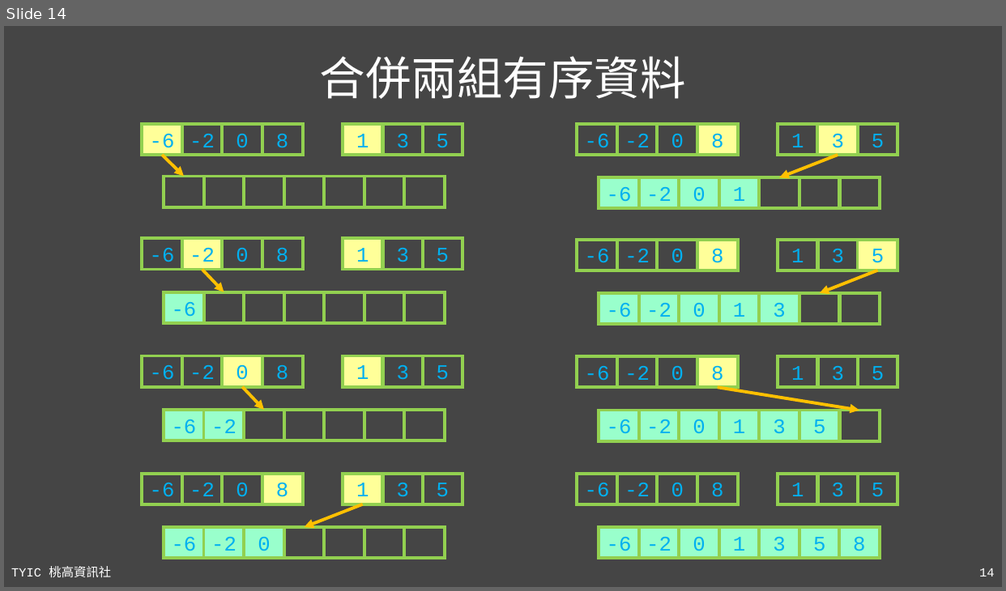
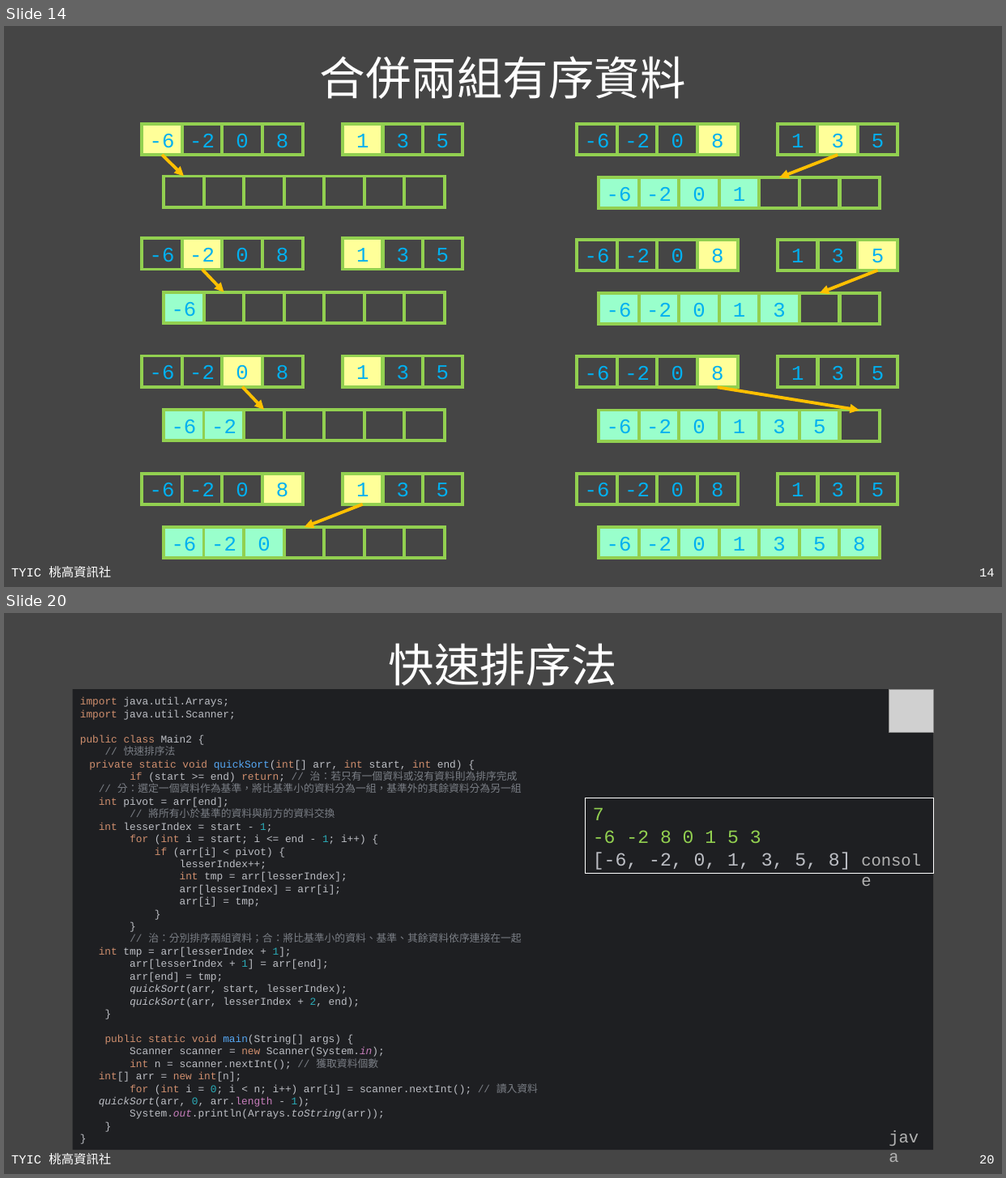
Before and after one commit to TYSHIC/slides, a slide deck: ppt/91_補充：進階資料結構與演算法.pptx. Shown one above the other, each under a label of ours: slide 14 before the commit, slides 14 and 20 after it; the slides between them are not shown. The pictures are 1006x591 and 1006x1178 pixels, drawn with LibreOffice and Linux fonts; fonts in the diff are those of the drawing; grey boxes stand for pictures. Boxes give left, top, right and bottom in pixels: in the first picture for what was removed or moved away, otherwise in the second. Text is boxed around its words. In the diff, an @@ line names an element or a change of style, - is before the commit and + after.

Commit message:
feat: quick_sort

```diff
--- a/ppt/91_補充：進階資料結構與演算法.pptx
+++ b/ppt/91_補充：進階資料結構與演算法.pptx
@@ slide 20 added at (4, 613, 1002, 1174), background #454545; not listed: 2 template elements that a slide beside it also shows @@
@@ title added at (389, 643, 617, 686), 44 pt, text #FFFFFF @@
+快速排序法
@@ rectangle added at (73, 689, 934, 1151), fill #1E1F22, 10 pt, text #BCBEC4 @@
+import java.util.Arrays;
+import java.util.Scanner;
+public class Main2 {
+// 快速排序法
+private static void quickSort(int[] arr, int start, int end) {
+if (start >= end) return; // 治：若只有一個資料或沒有資料則為排序完成
+// 分：選定一個資料作為基準，將比基準小的資料分為一組，基準外的其餘資料分為另一組
+int pivot = arr[end];
+// 將所有小於基準的資料與前方的資料交換
+int lesserIndex = start - 1;
+for (int i = start; i <= end - 1; i++) {
+if (arr[i] < pivot) {
+lesserIndex++;
+int tmp = arr[lesserIndex];
+arr[lesserIndex] = arr[i];
+arr[i] = tmp;
+}
+}
+// 治：分別排序兩組資料；合：將比基準小的資料、基準、其餘資料依序連接在一起
+int tmp = arr[lesserIndex + 1];
+arr[lesserIndex + 1] = arr[end];
+arr[end] = tmp;
+quickSort(arr, start, lesserIndex);
+quickSort(arr, lesserIndex + 2, end);
+}
+public static void main(String[] args) {
+Scanner scanner = new Scanner(System.in);
+int n = scanner.nextInt(); // 獲取資料個數
+int[] arr = new int[n];
+for (int i = 0; i < n; i++) arr[i] = scanner.nextInt(); // 讀入資料
+quickSort(arr, 0, arr.length - 1);
+System.out.println(Arrays.toString(arr));
+}
+}
@@ picture added at (889, 689, 934, 733) @@
@@ rectangle added at (586, 798, 934, 874), fill #1E1F22, outline #FFFFFF 0.75 pt, 18 pt, text #BCBEC4 @@
+7
+-6 -2 8 0 1 5 3
+[-6, -2, 0, 1, 3, 5, 8]
@@ text added at (854, 845, 934, 874), 16 pt, text #B2B2B2 @@
+console
@@ text added at (881, 1122, 933, 1151), 16 pt, text #B2B2B2 @@
+java
```
Also in this commit, not shown: 2 slides changed, 3 other slides added, 21 other files.
